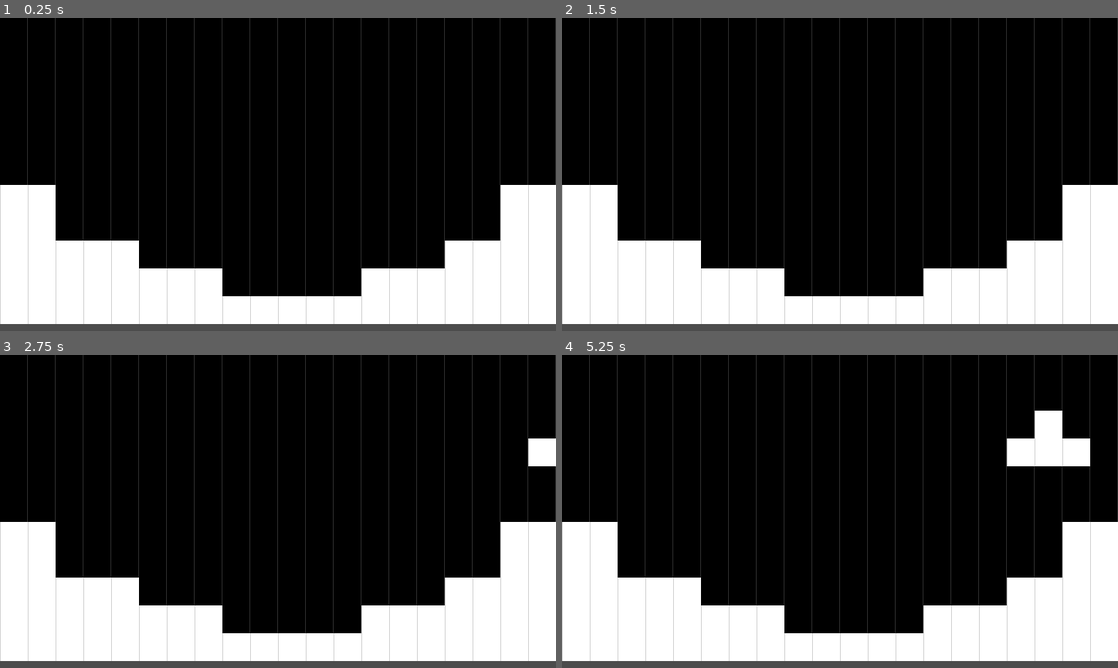
Above: before the commit, frames 1-4 (two rows, left to right).
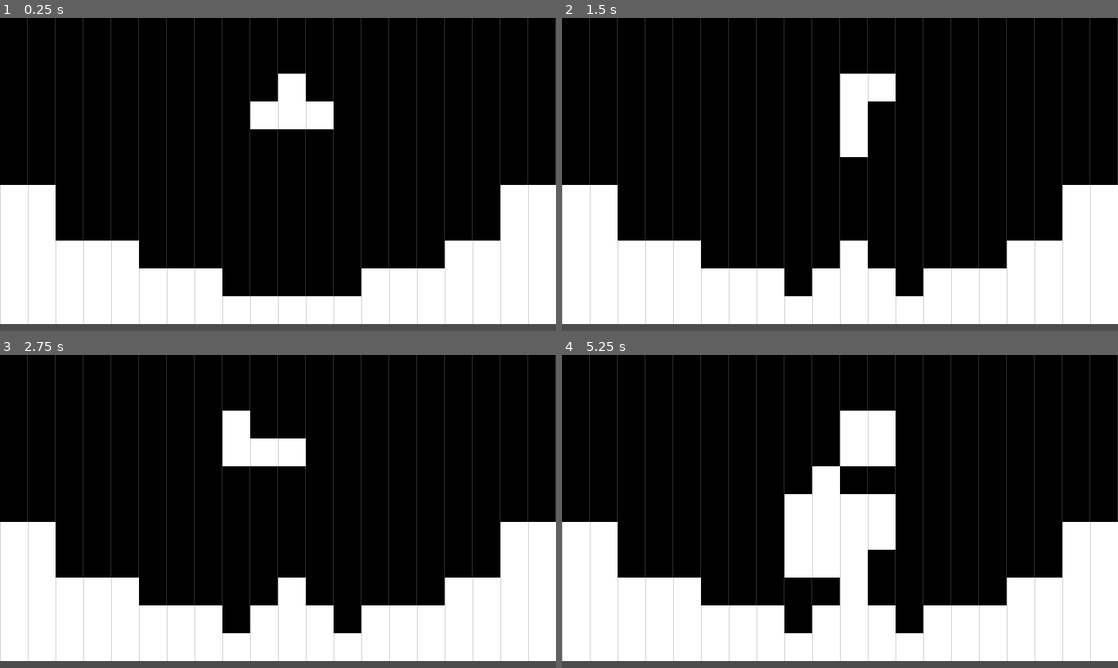
Above: after the commit, the same moments.

Repository: jtuttle/bridger
Game: Godot game, scene res://objects/levels/level_1/level.tscn
Two runs of this game, one before a commit and one after it. Both use one fixed random seed, a clock stepped at 60 frames per second and the inputs below.
Inputs:
- Up to frame 1 (0.25 s): no input
- Up to frame 2 (1.5 s): tap Enter at 0.5 s; hold Space (drop_piece) 0.53-1.28 s; tap Up (rotate_clockwise) at 1.35 s
- Up to frame 3 (2.75 s): hold Left (rotate_counter_clockwise) from 2.03 s (still down)
- Up to frame 4 (5.25 s): tap Enter at 2.75, 4.25 s; release Left (rotate_counter_clockwise) at 2.78 s; tap Space (drop_piece) at 2.85, 3.5 s; hold Up (rotate_clockwise) 3.53-4.28 s; tap Left (rotate_counter_clockwise) at 4.35 s; hold Space (drop_piece) from 5.03 s (still down)

The runs differ from the first frame. In frame 1, 1.8% of the frame differs, in the area x 45-60%, y 17-36%; in frame 2, 3.6%; in frame 3, 4.0%; in frame 4, 11%, in the area x 40-95%, y 17-89%.

Commit message:
Add dropping pieces

Diff:
--- a/objects/levels/level_controller.gd
+++ b/objects/levels/level_controller.gd
@@ -3,10 +3,8 @@
 const GRID_WIDTH = 20
 const GRID_HEIGHT = 11
 
-const PIECE_INITIAL_X = 22
+const PIECE_INITIAL_X = 10 # 22
 const PIECE_INITIAL_Y = 2
-
-var grid = []
 
 onready var _timer = $timer # piece stepper
 
@@ -15,8 +13,8 @@
 onready var _shape_factory = load("res://objects/shapes/shape_factory.gd").new()
 
 var _piece
-var _piece_x = PIECE_INITIAL_X
-var _piece_y = PIECE_INITIAL_Y
+var _piece_x
+var _piece_y
 
 #has to be higher than this to be considered for passage
 var minimum_safe_row = 15 #lower than the 15th row before it is passable
@@ -30,12 +28,6 @@
 	randomize()
 
 	set_process_input(true)
-
-	#set up the grid data structure
-	for x in range(GRID_WIDTH):
-		grid.append([])
-		for y in range(GRID_HEIGHT):
-			grid[x].append(0)
 
 	_place_minimum_level(minimum_safe_row)
 
@@ -55,9 +47,8 @@
 	if event.is_action_pressed("drop_piece"):
 		_drop_piece()
 
-
 func _start_level():
-	_piece = _shape_factory.next_shape()
+	_spawn_piece()
 
 	_timer.connect("timeout", self, "_move_piece")
 	_timer.start()
@@ -76,25 +67,56 @@
 func _drop_piece():
 	print("drop piece!")
 
+	_clear_piece()
 
-func _draw_piece():
+	while _is_piece_airborn():
+		_piece_y += 1
+
+	_draw_piece()
+
+	_spawn_piece()
+
+func _spawn_piece():
+	_piece = _shape_factory.next_shape()
+	_piece_x = PIECE_INITIAL_X
+	_piece_y = PIECE_INITIAL_Y
+	_draw_piece()
+
+func _is_piece_airborn():
 	var coords = _piece.get_coords()
 
 	for i in range(0, coords.size()):
 		var row = coords[i]
 
 		for j in range(0, row.size()):
-			_tile_map.set_cell(_piece_x + j, _piece_y + i, row[j])
+			if row[j] == 1:
+				var tile_x = _piece_x + j
+				var tile_y = _piece_y + i + 1
+
+				if _tile_map.get_cell(tile_x, tile_y) == 1:
+					return false
+
+	return true
+
+func _draw_piece():
+	var piece_coords = _piece.get_coords()
+
+	for y in range(0, piece_coords.size()):
+		var piece_row = piece_coords[y]
+
+		for x in range(0, piece_row.size()):
+			if piece_row[x] == 1:
+				_tile_map.set_cell(_piece_x + x, _piece_y + y, 1)
 
 func _clear_piece():
-	var coords = _piece.get_coords()
+	var piece_coords = _piece.get_coords()
 
-	for i in range(0, coords.size()):
-		var row = coords[i]
+	for y in range(0, piece_coords.size()):
+		var piece_row = piece_coords[y]
 
-		for j in range(0, row.size()):
-			_tile_map.set_cell(_piece_x + j, _piece_y + i, 0)
-
+		for x in range(0, piece_row.size()):
+			if piece_row[x] == 1:
+				_tile_map.set_cell(_piece_x + x, _piece_y + y, 0)
 
 func column_top(col : int = 0):
 	#set up the grid data structure
@@ -104,6 +126,5 @@
 
 	return lowest_row
 
-
 func _place_minimum_level(minimum_row : int = 15):
 	print("minimum level = ", minimum_row)
